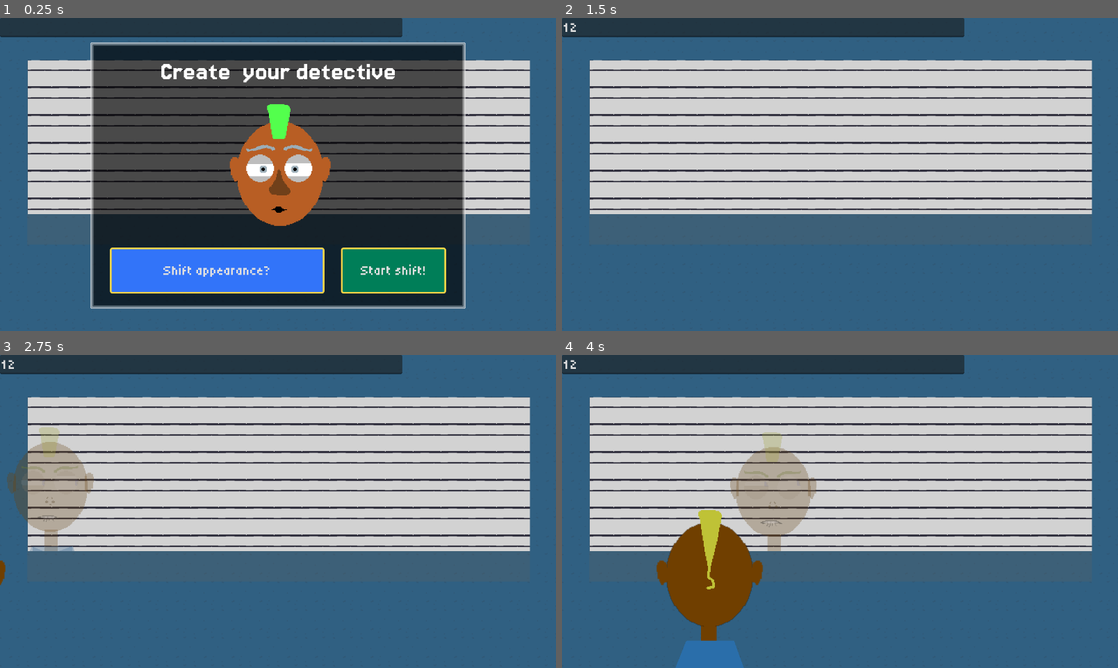
Above: before the commit, frames 1-4 (two rows, left to right).
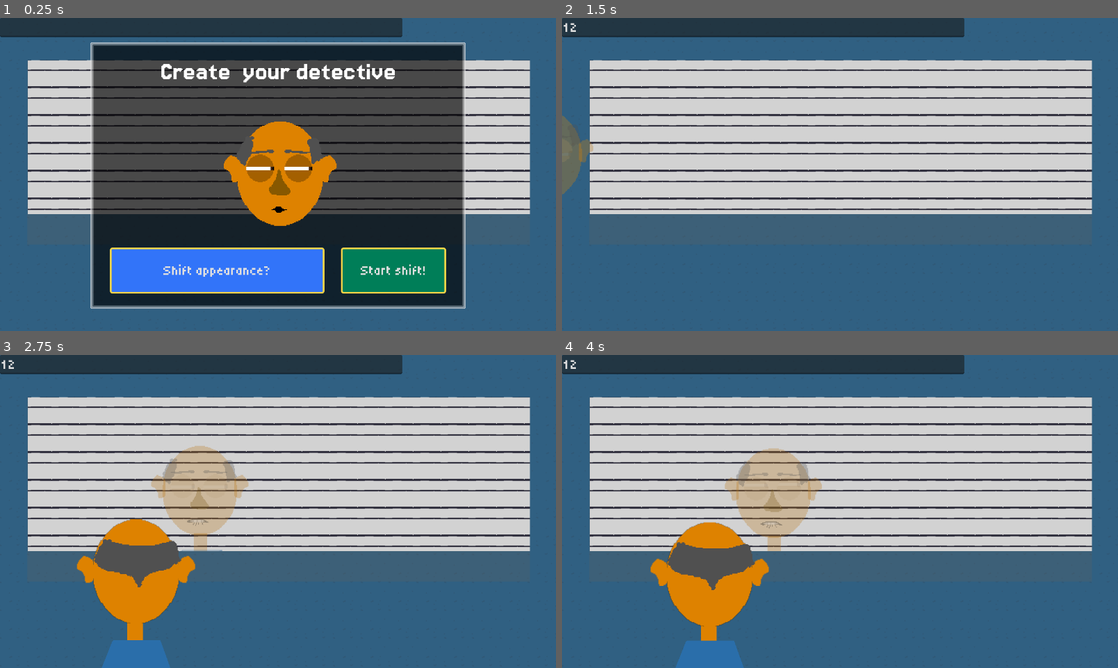
Above: after the commit, the same moments.

Repository: bjornarprytz/shift
Game: Godot game, scene res://interface/main.tscn
Two runs of this game, one before a commit and one after it. Both use one fixed random seed, a clock stepped at 60 frames per second and the inputs below.
Inputs (mouse positions are in pixels of both pictures, inside the frame that each line leads up to):
- Up to frame 1 (0.25 s): no input
- Up to frame 2 (1.5 s): click (762, 27) at 0.52 s; type "12" at 0.6 s; click "Start shift!" at 1.25 s
- Up to frame 3 (2.75 s): move the mouse to (400, 495) at 2.02 s; click (400, 495) at 2.17 s
- Up to frame 4 (4 s): move the mouse to (728, 527) at 2.77 s; click (728, 527) at 2.92 s; move the mouse to (895, 442) at 3.52 s; click (895, 442) at 3.67 s

The runs differ from the first frame. In frame 1, 4.5% of the frame differs, in the area x 40-61%, y 27-67%; in frame 2, 0.8%; in frame 3, 12%, in the area x 0-45%, y 23-100%; in frame 4, 5.8%.

Commit message:
pick detective

Diff:
--- a/src/interface/character_creation.gd
+++ b/src/interface/character_creation.gd
@@ -21,6 +21,8 @@
 	_randomize_appearance()
 
 func _randomize_appearance():
+	appearance = variations.create_random_appearance()
+	appearance.eye_slit_gap_l = 2.0
+	appearance.eye_slit_gap_r = 2.0
+	preview.apply_appearance(appearance)
 	await preview.juice()
-	appearance = variations.create_random_appearance()
-	preview.apply_appearance(appearance)
--- a/src/interface/head_preview.gd
+++ b/src/interface/head_preview.gd
@@ -12,6 +12,13 @@
 
 var focus_tween: Tween
 
+func _ready() -> void:
+	var tween = create_tween().set_loops()
+	tween.tween_method(look_sideways, -300.0, 300.0, .1)
+	tween.tween_interval(2.0)
+	tween.tween_method(look_sideways, 300.0, -300.0, .1)
+	tween.tween_interval(2.0)
+
 func juice():
 	var tween = create_tween()
 	head.say("of")
@@ -23,8 +30,11 @@
 func apply_appearance(apperaance: Appearance):
 	head.apply_appearance(apperaance)
 
-func _process(delta: float) -> void:
-	head.set_focal_point(get_global_mouse_position())
+func look_sideways(f: float):
+	var target_pos = head.eye_l.global_position
+	var x = (head.eye_l.global_position.x + head.eye_r.global_position.x) / 2.0
+	target_pos.x = x + f
+	head.set_focal_point(target_pos)
 
 func _stop_focus():
 	if (focus_tween == null):
--- a/src/interface/main.gd
+++ b/src/interface/main.gd
@@ -69,5 +69,5 @@
 		s.walk_to(p.global_position)
 
 func _action_scene():
-	detective.walk_to(detective_target_pos.global_position)
+	detective.walk_to(detective_target_pos.global_position,0.0)
 	detective_back.walk_to(detective_back_target_pos.global_position)
--- a/src/interface/main.tscn
+++ b/src/interface/main.tscn
@@ -120,7 +120,7 @@
 [node name="Detective" parent="DetectiveRoom" unique_id=1764024577 instance=ExtResource("2_rfu3d")]
 unique_name_in_owner = true
 modulate = Color(1, 1, 1, 0.3019608)
-position = Vector2(-454, 793.99994)
+position = Vector2(-110, 791)
 scale = Vector2(1.72, 1.72)
 suspect_name = "Detective"
 profile = SubResource("Resource_l14rc")
@@ -154,7 +154,7 @@
 
 [node name="DetectiveBack" parent="DetectiveRoom" unique_id=1999595215 instance=ExtResource("9_d0hba")]
 unique_name_in_owner = true
-position = Vector2(-683, 1055)
+position = Vector2(-260, 1055)
 scale = Vector2(2, 2)
 
 [connection signal="text_submitted" from="CanvasLayer/LineEdit" to="." method="_on_line_edit_text_submitted"]
--- a/src/interface/suspect.gd
+++ b/src/interface/suspect.gd
@@ -42,10 +42,11 @@
 func say(phrase: String):
 	head.say(phrase)
 
-func walk_to(target_global: Vector2):
+func walk_to(target_global: Vector2, offset: float=-1.0):
 	var bob_height := 10.0
 	var walk_vector = target_global - global_position
-	var offset = randf_range(0.01, 0.2)
+	if (offset == -1.0):
+		offset = randf_range(0.01, 0.2)
 
 	if (walk_vector.length() == 0):
 		return
--- a/src/interface/suspect_back.gd
+++ b/src/interface/suspect_back.gd
@@ -33,14 +33,12 @@
 func walk_to(target_global: Vector2):
 	var bob_height := 10.0
 	var walk_vector = target_global - global_position
-	var offset = randf_range(0.01, 0.2)
 
 	if (walk_vector.length() == 0):
 		return
 
 	target_pos = self.global_position + walk_vector
 	bob_tween = create_tween()
-	bob_tween.tween_interval(offset)
 	bob_tween.set_loops()
 	bob_tween.tween_property(body, "position:y", -bob_height, 0.1).as_relative()
 	bob_tween.set_parallel()
Not shown, added: src/interface/main.tscn5106850689.tmp
